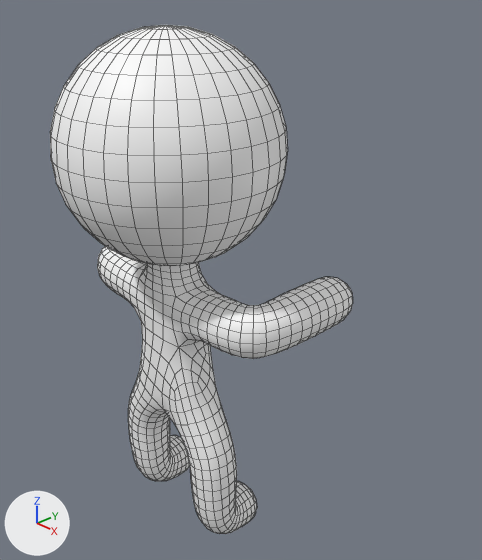
What one commit did to the Blender file finalproject/Blender/Person.blend.
Rendered twice from a camera (50 mm lens) standing at (1.724, -1.353, 1.375) and looking at (0.103, 0.202, 0.334). The lights are fixed; the arrows at lower left show +X, +Y and +Z. The picture after the commit comes second. Mesh edges are drawn as thin lines.

Objects in the first picture: 'Body', 'Head'.
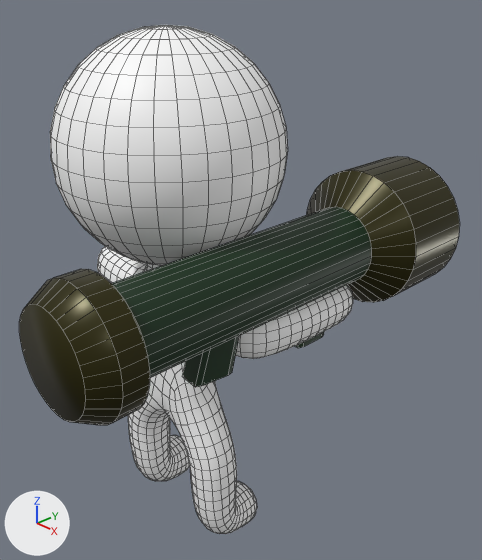
Where the change shows, as pixel boxes (x1, y1, x2, y2) in the pictures (482 x 560 px):
'Cylinder', added
    after: (19, 156, 460, 425)
    faces in mat_material_002 (dark yellow #322e00): (19, 156, 460, 425)
    faces in mat_material (black #002a09): (111, 207, 371, 387)

Diff of the bpy script that builds the scene:
```diff
--- a/finalproject/Blender/Person.blend.py
+++ b/finalproject/Blender/Person.blend.py
@@ mat_material_002 @@
+mat_material_002 = principled_material('Material.002')
+mat_material_002.base_color = (0.0318, 0.0274, 0.0)  # dark yellow #322e00
+mat_material_002.metallic = 0.457
+mat_material_002.roughness = 0.326
@@ mat_material_001 @@
+mat_material_001 = principled_material('Material.001')
+mat_material_001.base_color = (0.0, 0.0, 0.0)  # black #000000
@@ mat_material @@
+mat_material = principled_material('Material')
+mat_material.base_color = (0.0, 0.0234, 0.00262)  # black #002a09
@@ me_cylinder @@
+me_cylinder.from_pydata(...)  # 384 vertices, 342 faces; spans x -1.45..2.56, y -2.56..2.05, z -1.91..2.04
+me_cylinder.polygons.foreach_set('use_smooth', [True] * 342)
+# faces by material slot: [84, 33, 225]
+me_cylinder.materials.append(mat_material)  # black #002a09
+me_cylinder.materials.append(mat_material_001)  # black #000000
+me_cylinder.materials.append(mat_material_002)  # dark yellow #322e00
@@ ob_cylinder @@
+ob_cylinder = bpy.data.objects.new('Cylinder', me_cylinder)
+ob_cylinder.location = (0.283, 0.119, 0.469)
+ob_cylinder.rotation_euler = (1.571, 0.0, 0.0)  # degrees (90, 0, 0)
+ob_cylinder.scale = (0.125, 0.125, 0.402)
```
